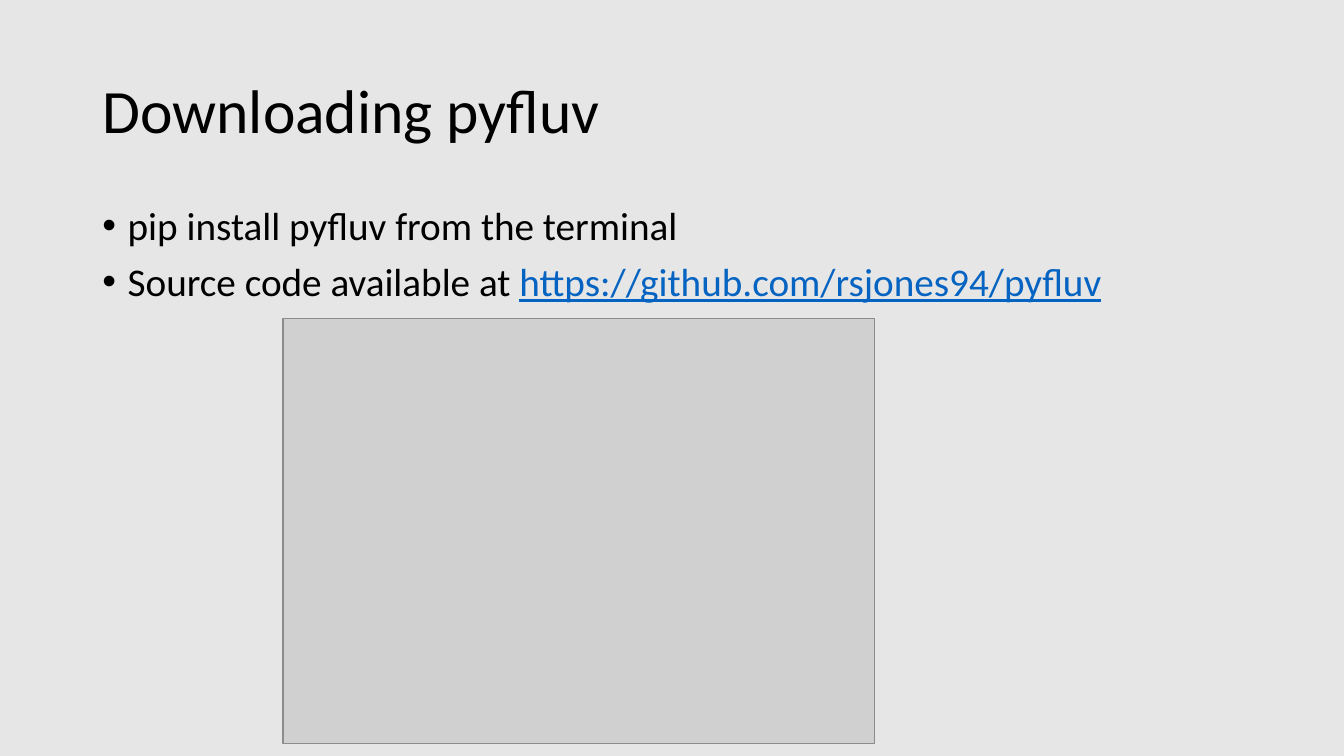
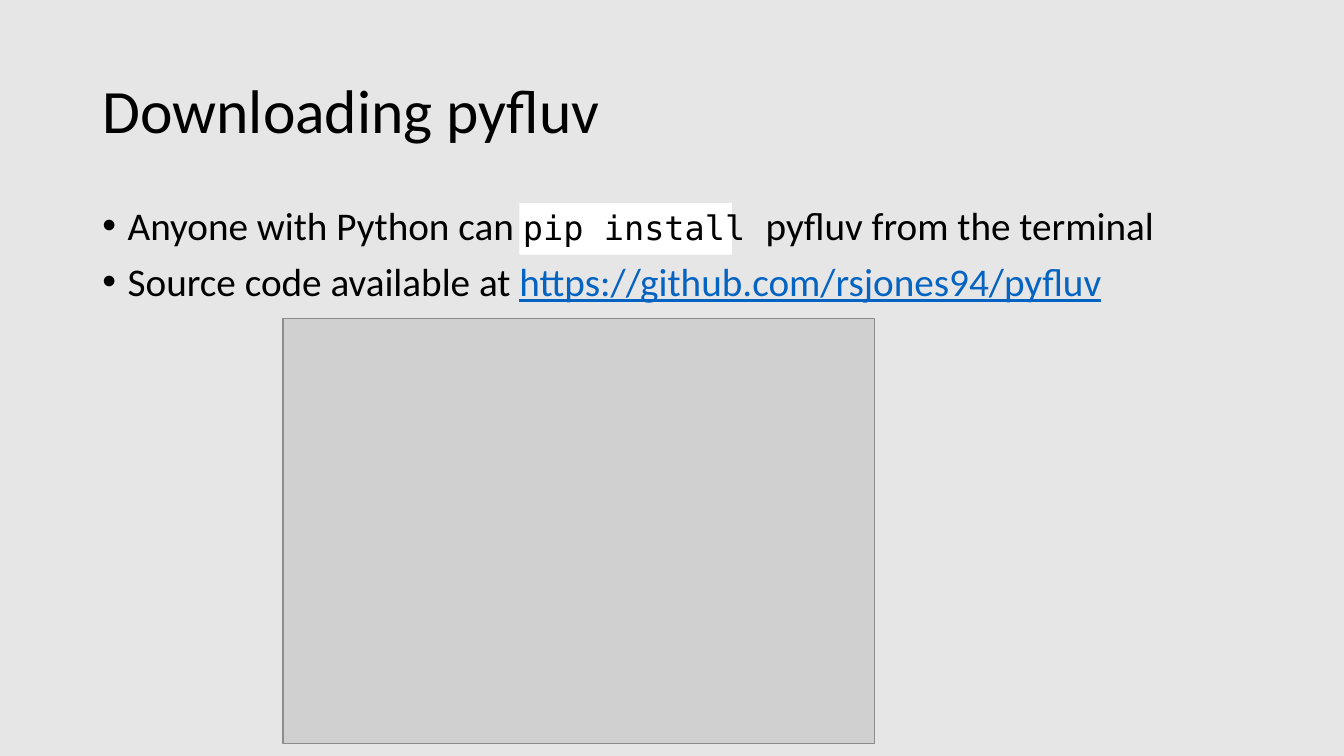
Before and after one commit to rsjones94/presentation-materials, a slide deck: slide 5 of TNAWRA_4-10-2019/jones_randall_pyfluv.pptx. Drawn at 1344x756 pixels with LibreOffice and Linux fonts; fonts in the diff are those of the drawing; grey boxes stand for pictures. Boxes give left, top, right and bottom in pixels: in the first picture for what was removed or moved away, otherwise in the second. Text is boxed around its words. In the diff, an @@ line names an element or a change of style, - is before the commit and + after.

```diff
--- a/TNAWRA_4-10-2019/jones_randall_pyfluv.pptx
+++ b/TNAWRA_4-10-2019/jones_randall_pyfluv.pptx
@@ rectangle added at (x1=519, y1=204, x2=732, y2=255), fill #FFFFFF @@
@@ text at (x1=128, y1=212, x2=1153, y2=247): text changed @@
-• pip install pyfluv from the terminal
+• Anyone with Python can pip install pyfluv from the terminal
```
Also in this commit, not shown: 2 other slides changed, 11 slides added, 22 other files.
